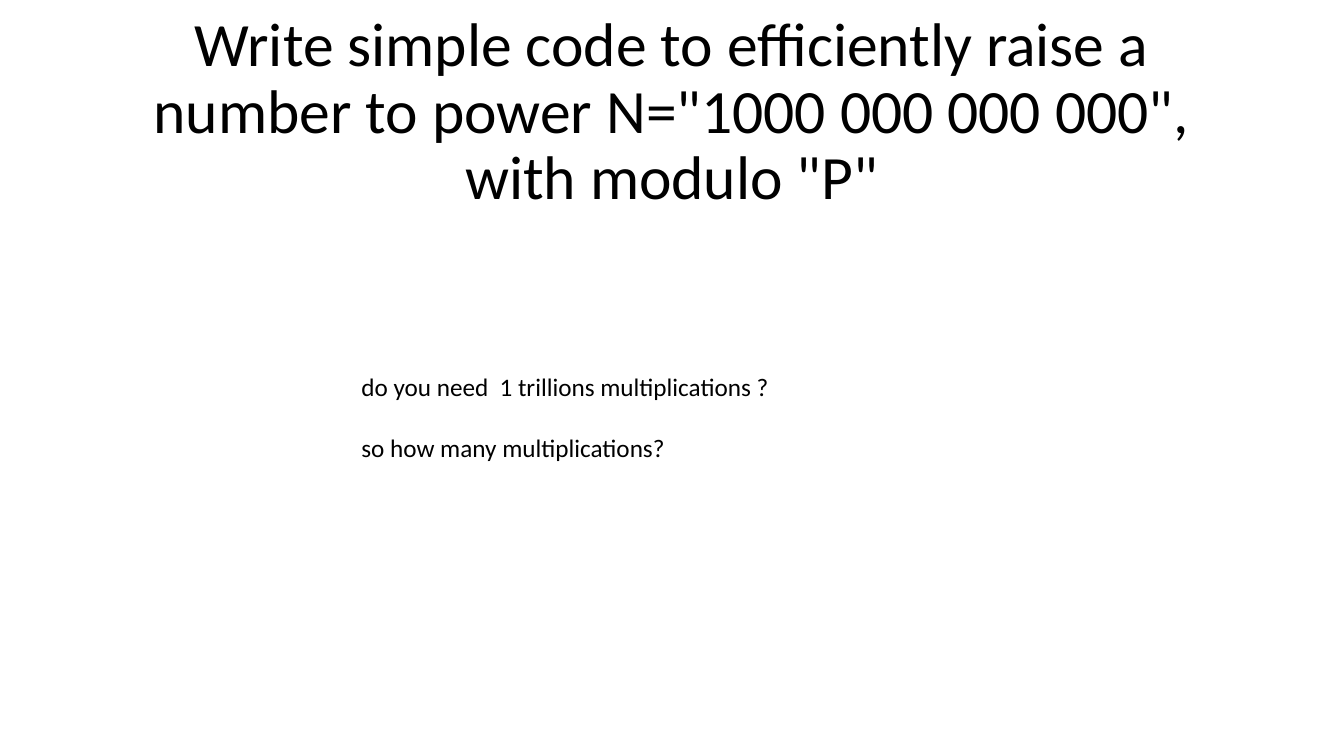
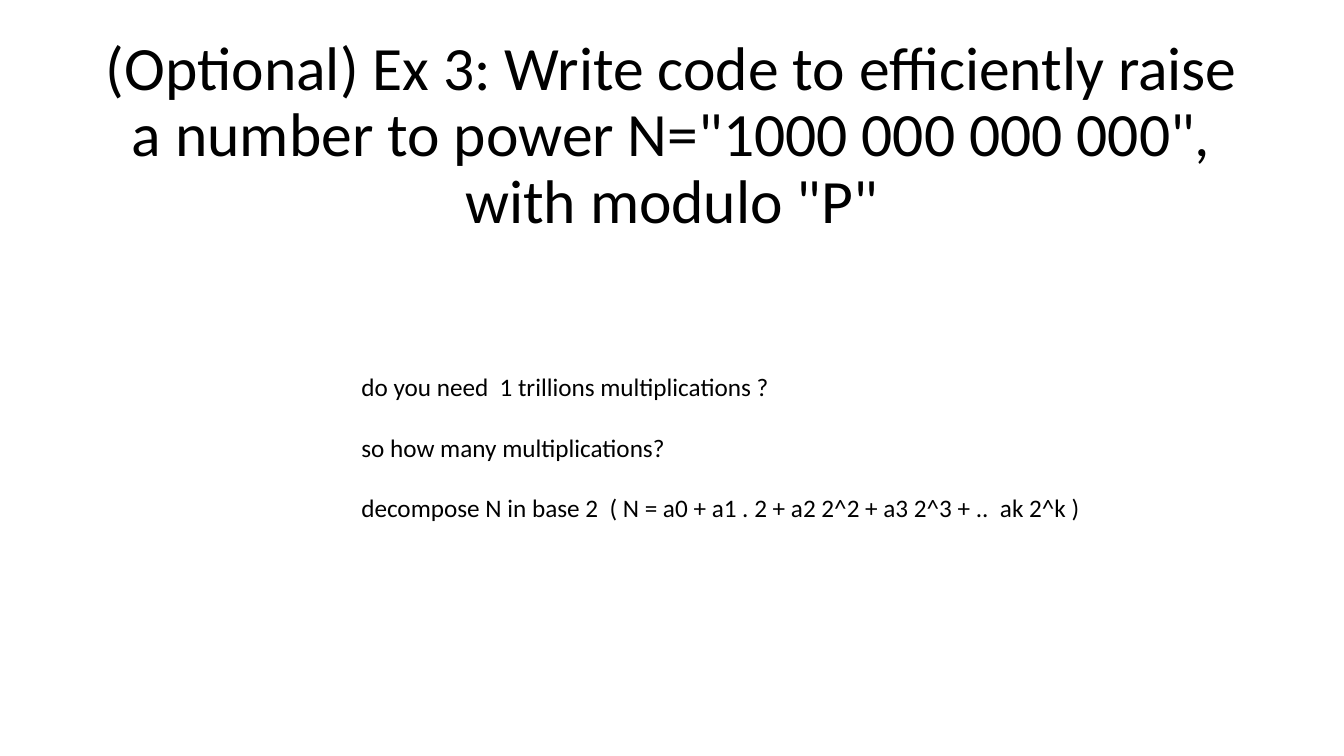
Before and after one commit to Arnaud-Nauwynck/presentations, a slide deck: slide 8 of security/hands-on/Security-TD4-cryptography-prime-numbers.pptx (slide 4 before the commit). Drawn at 1344x756 pixels with LibreOffice and Linux fonts; fonts in the diff are those of the drawing. Boxes give left, top, right and bottom in pixels: in the first picture for what was removed or moved away, otherwise in the second. Text is boxed around its words. In the diff, an @@ line names an element or a change of style, - is before the commit and + after.

```diff
--- a/security/hands-on/Security-TD4-cryptography-prime-numbers.pptx
+++ b/security/hands-on/Security-TD4-cryptography-prime-numbers.pptx
@@ title at (x1=106, y1=45, x2=1237, y2=224): text changed @@
-Write simple code to efficiently raise a number to power N="1000 000 000 000", with modulo "P"
+(Optional) Ex 3: Write code to efficiently raise a number to power N="1000 000 000 000", with modulo "P"
@@ text at (x1=361, y1=499, x2=1066, y2=521): paragraph added @@
+decompose N in base 2 ( N = a0 + a1 . 2 + a2 2^2 + a3 2^3 + .. ak 2^k )
```
Also in this commit, not shown: 5 other slides changed, 22 slides added, 3 slides removed, 23 other files.
